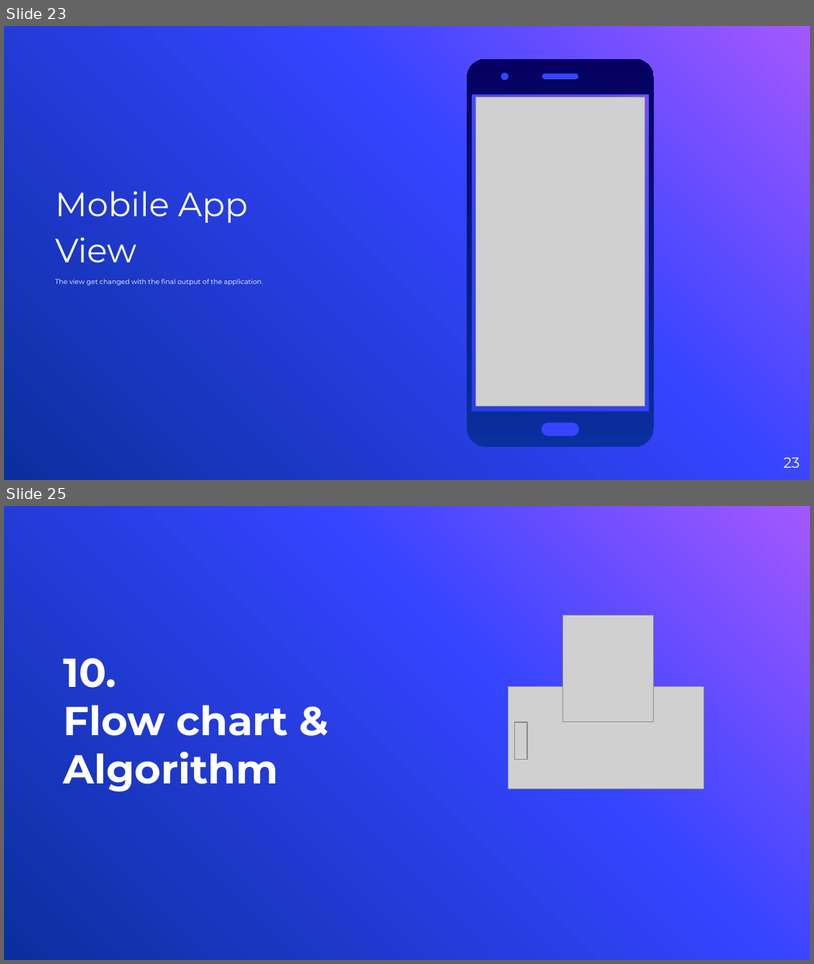
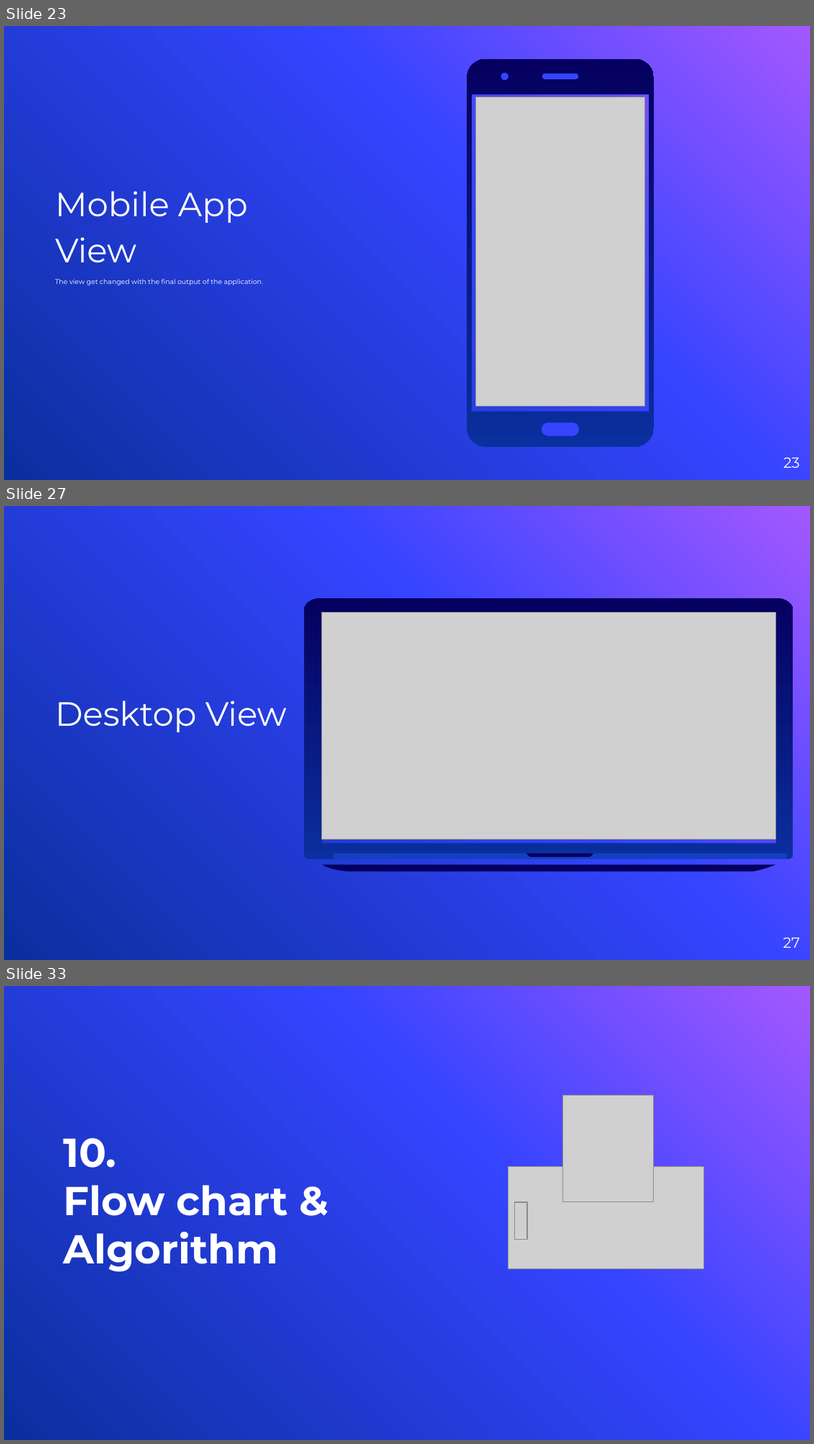
Before and after one commit to Namratasanger/Strategic-Hospital-Management-System, a slide deck: Aliena · SlidesCarnival.pptx. Shown one above the other, each under a label of ours: slides 23 and 25 before the commit, slides 23, 27 and 33 after it; the slides between them are not shown. The pictures are 814x964 and 814x1444 pixels, drawn with LibreOffice and Linux fonts; fonts in the diff are those of the drawing; grey boxes stand for pictures; background and template pictures are left out. Boxes give left, top, right and bottom in pixels: in the first picture for what was removed or moved away, otherwise in the second. Text is boxed around its words. In the diff, an @@ line names an element or a change of style, - is before the commit and + after.

```diff
--- a/Aliena · SlidesCarnival.pptx
+++ b/Aliena · SlidesCarnival.pptx
@@ slide 27 added at [4,506,810,960], background picture (left out) @@
@@ picture added at [322,613,777,839] @@
@@ text added at [55,700,287,732], 30 pt, text #FFFFFF @@
+Desktop View
@@ group added at [304,599,793,871]: 4 freeform shapes @@
@@ page number added at [784,937,800,947], 13 pt, text #FFFFFF @@
+27
@@ what was slide 25 is now slide 33 @@
```
Also in this commit, not shown: 3 slides changed, 7 other slides added.
